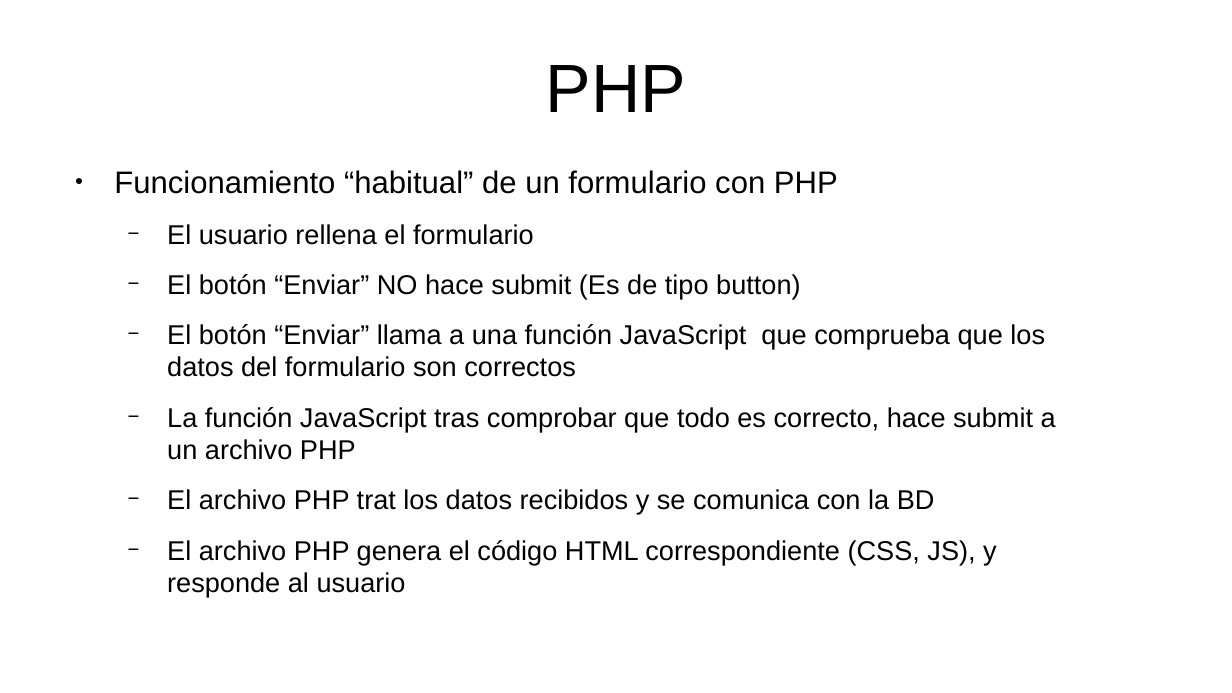
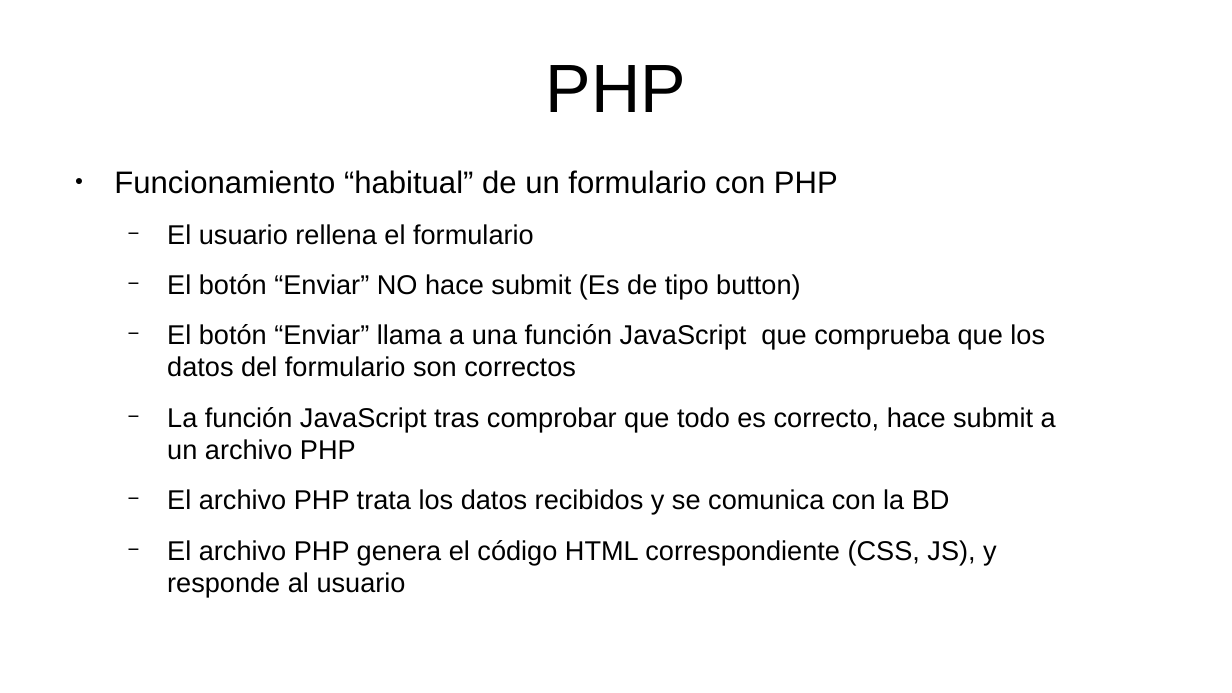
Before and after one commit to mikel-egana-aranguren/EHU-SGSSI-01, a slide deck: slide 58 of SistemasWeb/SistemasWeb.odp. Drawn at 1232x693 pixels with LibreOffice and Linux fonts; fonts in the diff are those of the drawing; background and template pictures are left out. Boxes give left, top, right and bottom in pixels: in the first picture for what was removed or moved away, otherwise in the second. Text is boxed around its words. In the diff, an @@ line names an element or a change of style, - is before the commit and + after.

```diff
--- a/SistemasWeb/SistemasWeb.odp
+++ b/SistemasWeb/SistemasWeb.odp
@@ text at (167,489,950,514): text changed @@
-  − El archivo PHP trat los datos recibidos y se comunica con la BD
+  − El archivo PHP trata los datos recibidos y se comunica con la BD
```
Also in this commit, not shown: 6 other slides changed, 1 slide added, 1 slide removed, 4 other files.
